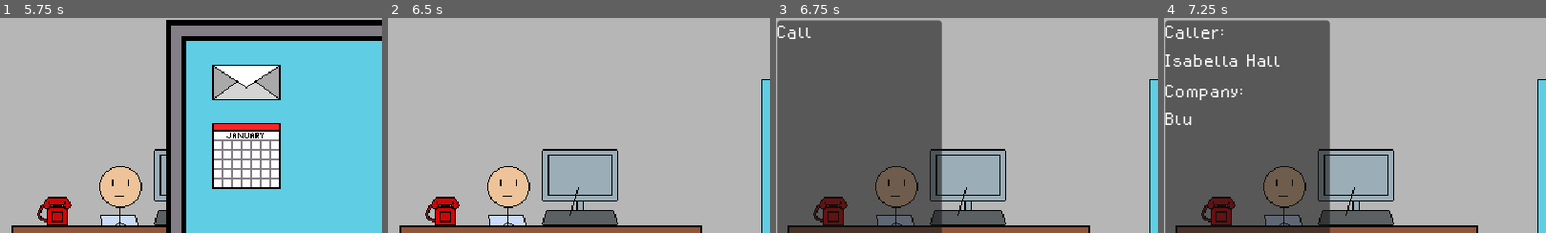
Above: before the commit, frames 1-4 (left to right).
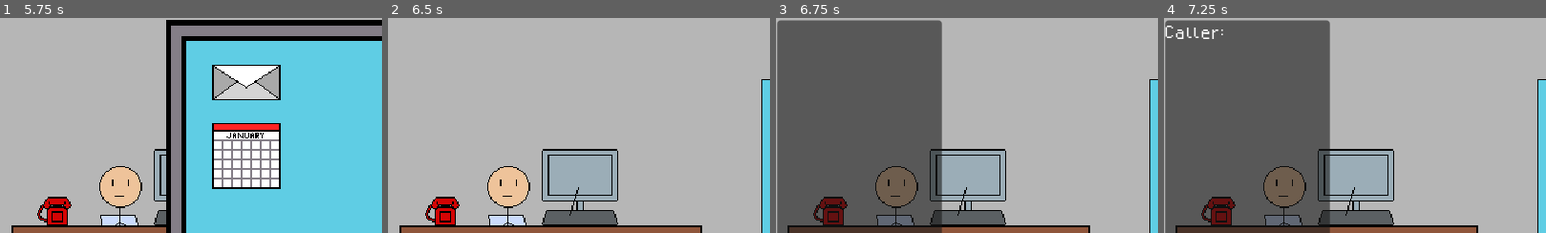
Above: after the commit, the same moments.

Repository: kelleralex04/Brackey-s-Game-Jam
Game: Godot game, scene res://Scenes/main.tscn
Two runs of this game, one before a commit and one after it. Both use one fixed random seed, a clock stepped at 60 frames per second and the inputs below.
Inputs (mouse positions are % of the whole screen's width and height, from its top left):
- Up to frame 1 (5.75 s): click "New Email" at 0.5 s; click "New Email" at 1.25 s; click "Start Timer" at 2 s; click "Start Timer" at 2.75 s; click "New Email" at 3.5 s; click "Start Timer" at 4.25 s; tap Enter (ui_accept) at 5, 5.1, 5.27, 5.57 s; move the mouse to (25, 53) at 5.02 s; click (25, 53) at 5.17 s
- Up to frame 2 (6.5 s): click "x" at 5.75 s
- Up to frame 3 (6.75 s): move the mouse to (7, 58) at 6.52 s; tap Enter (ui_accept) at 6.6 s; click (7, 58) at 6.67 s
- Up to frame 4 (7.25 s): tap Enter (ui_accept) at 6.77, 7.07 s
The pictures show only the part of the screen within x 0-50%, y 13-63%; the shares and areas given below are measured in that part.

Frames 1-2 are identical in both runs. In frame 3, 0.2% of the frame differs, in the area x 0-10%, y 3-10%; in frame 4, 1.2%, in the area x 0-31%, y 16-50%.

Commit message:
pushes bug fixes for menuing

Diff:
--- a/Scenes/main.gd
+++ b/Scenes/main.gd
@@ -214,8 +214,8 @@
 	line_edit = day_picker.get_line_edit()
 	line_edit.context_menu_enabled = false
 
-	#typing_speed = randf_range(0.05, 0.15)
-	typing_speed = 0.01
+	typing_speed = randf_range(0.05, 0.15)
+	#typing_speed = 0.01
 	format_time(minute_picker.value, minute_picker)
 	format_time(hour_picker.value, hour_picker)
 
@@ -255,7 +255,6 @@
 	if email_input.text == example_email_label.text:
 		#_on_desktop_clicked()
 		#email_queue[0][0].queue_free()
-		icon_opened = false
 		email_queue.pop_front()
 		email_count_label.text = str(email_queue.size())
 		var temp_timer = Timer.new()
@@ -265,6 +264,7 @@
 			example_email_label.text = email_queue[0][1]
 			email_input.grab_focus()
 		else:
+			icon_opened = false
 			timer.set_paused(true)
 			open_close([email_input, example_email, close_email, send], false)
 	else:
@@ -477,7 +477,7 @@
 		meeting_count_label.text = str(meeting_queue.size())
 		if !meeting_queue.size():
 			calendar_panel.visible = false
-		print(meeting_queue)
+			icon_opened = false
 	else:
 		game_over()
 
@@ -553,4 +553,3 @@
 	hang_up.visible = false
 	hang_up_status = true
 	_on_phone_clicked()
-	print(meeting_queue)
